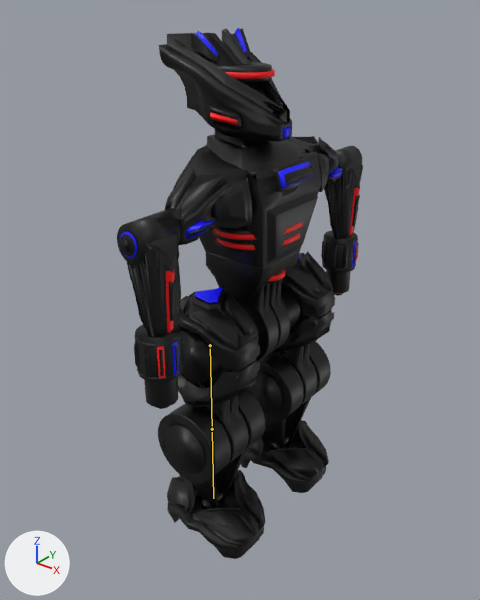
A saved change to the Blender file RobotHead.blend.
Rendered twice from a camera (50 mm lens) standing at (7.81, -10.21, 8.44) and looking at (-0.1, -0.33, 2.31). The axes (+X, +Y, +Z) are drawn at lower left. The lights are the same throughout. The bones that change are drawn over the model as lines.
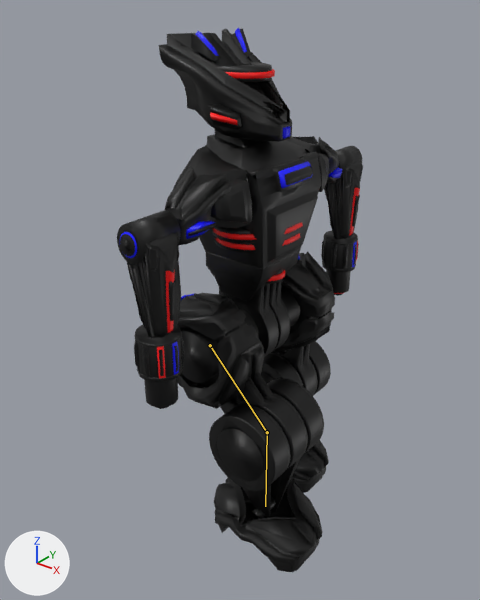
The newer file adds an action. The first version stands in its rest pose; the second is drawn at frame 12 of the action 'tipple_loop'.

Location of each change, (x1, y1, x2, y2) in pixels of the pictures (480 x 600 px):
```json
{"object": "Cube.022", "change": "posed", "before": [167, 470, 266, 559], "after": [214, 477, 323, 572], "on screen": "10% wider, 7% taller"}
{"object": "Cylinder.004", "change": "posed", "before": [158, 404, 231, 508], "after": [209, 404, 291, 518], "on screen": "12% wider, 10% taller"}
{"object": "Cube.017", "change": "posed", "before": [177, 288, 260, 370], "after": [177, 293, 246, 340]}
{"object": "Cylinder.005", "change": "posed", "before": [215, 389, 265, 504], "after": [267, 378, 324, 512], "on screen": "14% wider, 16% taller"}
{"object": "Cube.018", "change": "posed", "before": [177, 360, 260, 408], "after": [177, 324, 265, 409]}
{"object": "Cylinder.003", "change": "posed", "before": [183, 378, 249, 465], "after": [220, 371, 308, 471], "on screen": "33% wider, 15% taller"}
{"object": "Cylinder.002", "change": "posed", "before": [165, 425, 205, 474], "after": [217, 428, 263, 481]}
{"object": "Cube.024", "change": "posed", "before": [195, 287, 223, 304], "after": [181, 293, 195, 300]}
{"object": "Cylinder.006", "change": "posed", "before": [200, 489, 223, 509], "after": [252, 497, 275, 519], "on screen": "10% taller"}
{"object": "Cube.016", "change": "unchanged, covered by the edit", "before": [241, 420, 329, 493], "after": [292, 440, 329, 493]}
{"object": "Cylinder.012", "change": "unchanged, covered by the edit", "before": [258, 353, 304, 449], "after": [261, 353, 303, 386]}
{"bone": "upperleg.r", "before": "(210, 345) to (212, 429)", "after": "(210, 345) to (267, 432)"}
{"bone": "lowerleg.r", "before": "(212, 429) to (213, 498)", "after": "(267, 432) to (265, 506)"}
```

The change, as JSON lines over the scene's bpy script:
```json
{"block": "bone_upperleg_r", "where": "bone_upperleg_r = bpy.data.objects['Armature'].pose.bones['upperleg.r']  # child of 'pelvic.r'"}
{"op": "set", "path": "bone_upperleg_r.rotation_quaternion", "old": "(1.0, 0.0, 0.0, 0.0)", "new": "(0.924, 0.0, 0.0, -0.383)", "note": "degrees (0, 0, 0) -> degrees (0, 0, -45)"}
{"block": "bone_lowerleg_r", "where": "bone_lowerleg_r = bpy.data.objects['Armature'].pose.bones['lowerleg.r']  # child of 'upperleg.r'"}
{"op": "set", "path": "bone_lowerleg_r.rotation_quaternion", "old": "(1.0, 0.0, 0.0, 0.0)", "new": "(0.924, -0.001, 0.001, -0.383)", "note": "degrees (0, 0, 0) -> degrees (0, 0, -45)"}
```
